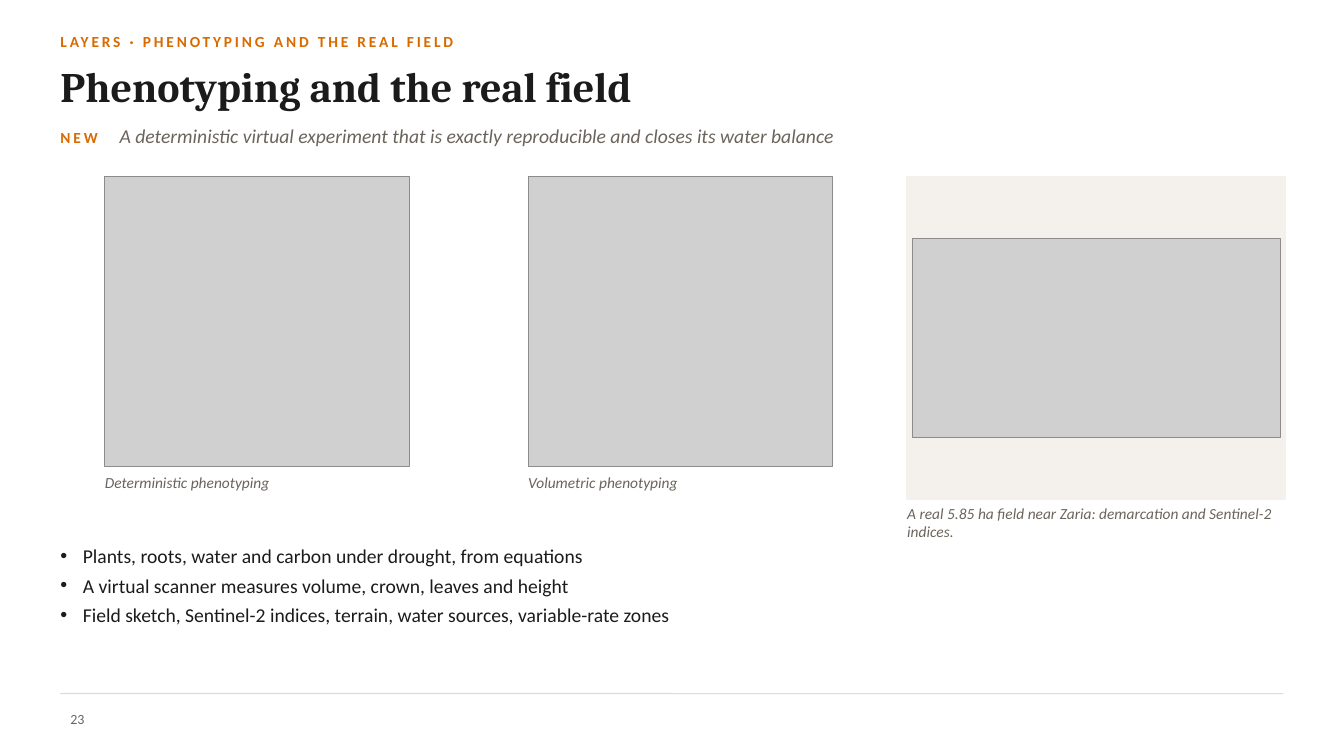
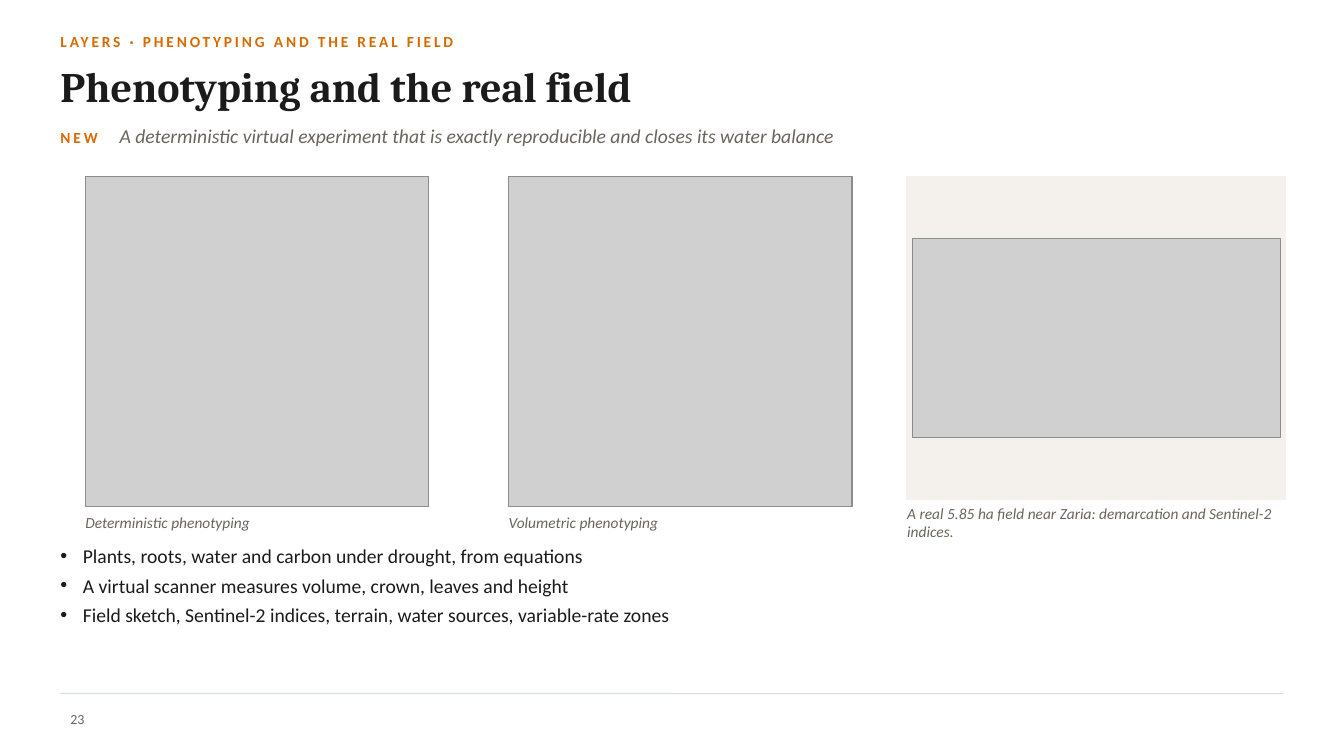
Before and after one commit to halilunaziru73-creator/Coupled-Water-Fluxes-Pore-Scale-Dynamics-Precision-Irrigation-Mulching-Feedback-Loops, a slide deck: slide 23 of Manuscripts/pdf/Supplementary/SWAFL_Presentation.pptx. Drawn at 1344x756 pixels with LibreOffice and Linux fonts; fonts in the diff are those of the drawing; grey boxes stand for pictures; background and template pictures are left out. Boxes give left, top, right and bottom in pixels: in the first picture for what was removed or moved away, otherwise in the second. Text is boxed around its words. In the diff, an @@ line names an element or a change of style, - is before the commit and + after.

Commit message:
Presentation: sharper double-resolution screenshots, larger figures

```diff
--- a/Manuscripts/pdf/Supplementary/SWAFL_Presentation.pptx
+++ b/Manuscripts/pdf/Supplementary/SWAFL_Presentation.pptx
@@ picture: place and size @@
-picture at box(105, 176, 409, 467)
+picture at box(86, 176, 430, 507)
@@ picture: place and size @@
-picture at box(528, 176, 833, 467)
+picture at box(509, 176, 853, 507)
@@ text "Deterministic phenotyping": place and size @@
-text "Deterministic phenotyping" at box(105, 477, 269, 491)
+text "Deterministic phenotyping" at box(85, 517, 249, 531)
@@ text "Volumetric phenotyping": place and size @@
-text "Volumetric phenotyping" at box(528, 477, 677, 491)
+text "Volumetric phenotyping" at box(509, 517, 658, 531)
```
Also in this commit, not shown: 11 other slides changed.
